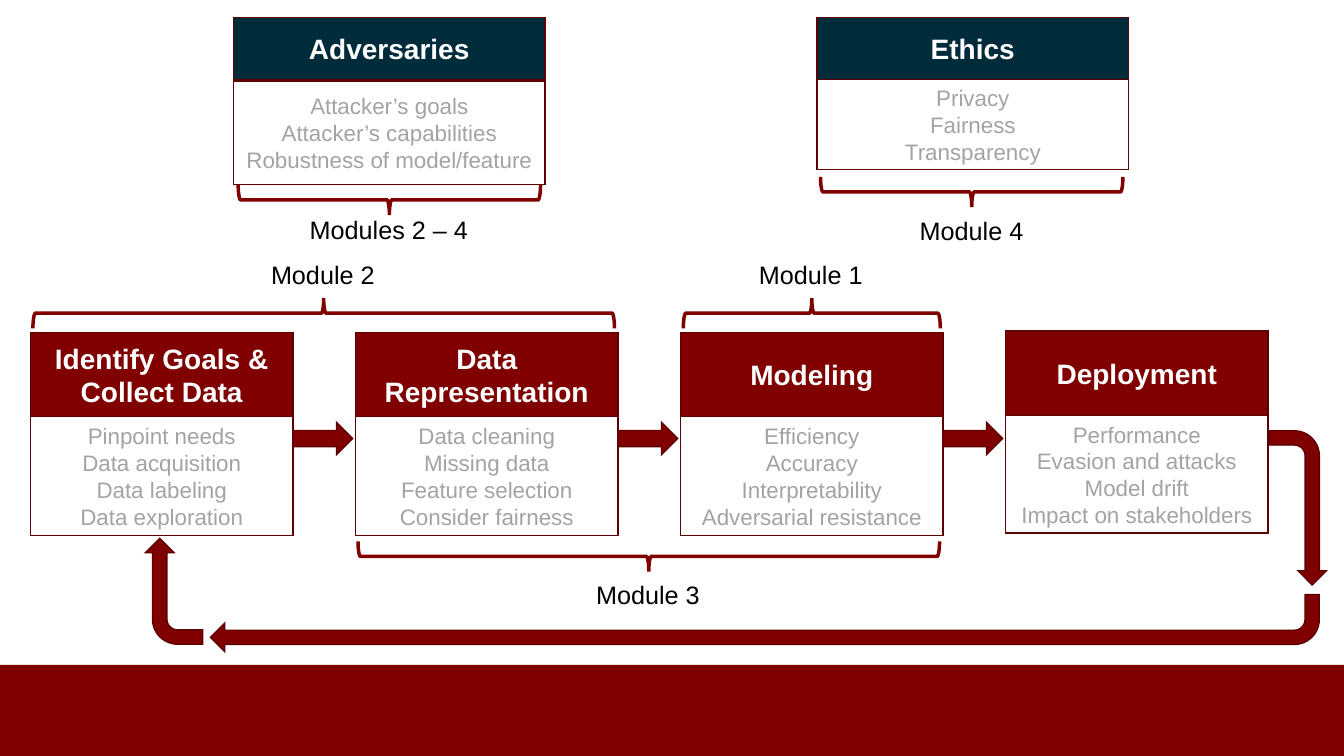
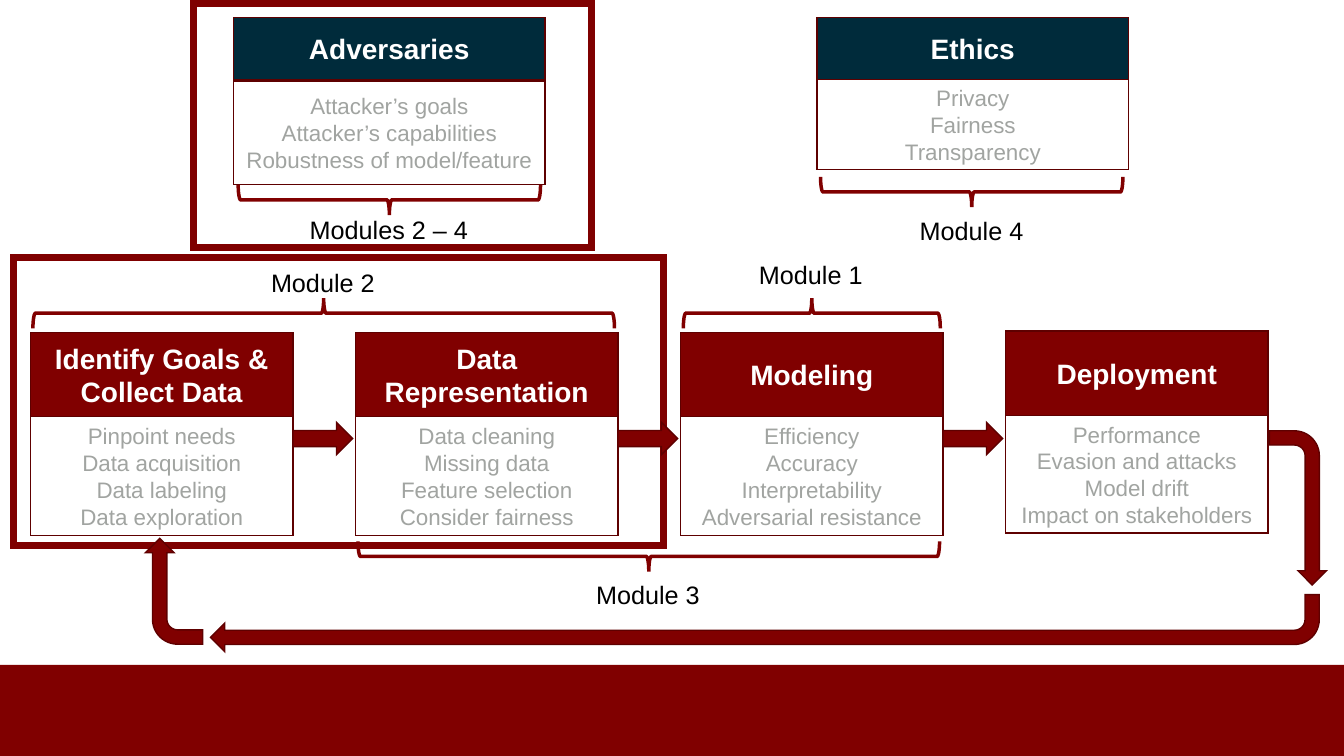
Before and after one commit to noise-lab/ML-Cybersecurity, a slide deck: slide 2 of module-2/ppt/2.0-introduction.pptx. Drawn at 1344x756 pixels with LibreOffice and Linux fonts; fonts in the diff are those of the drawing; background and template pictures are left out. Boxes give left, top, right and bottom in pixels: in the first picture for what was removed or moved away, otherwise in the second. Text is boxed around its words. In the diff, an @@ line names an element or a change of style, - is before the commit and + after.

```diff
--- a/module-2/ppt/2.0-introduction.pptx
+++ b/module-2/ppt/2.0-introduction.pptx
@@ rectangle added at (194, 4, 592, 248), fill #FFFFFF, outline #7F0000 5 pt @@
@@ rectangle added at (14, 257, 663, 545), fill #FFFFFF, outline #7F0000 5 pt @@
@@ text "Module 2": place and size @@
-text "Module 2" at (271, 265, 375, 285)
+text "Module 2" at (271, 273, 375, 293)
```
Also in this commit, not shown: 8 other files.
